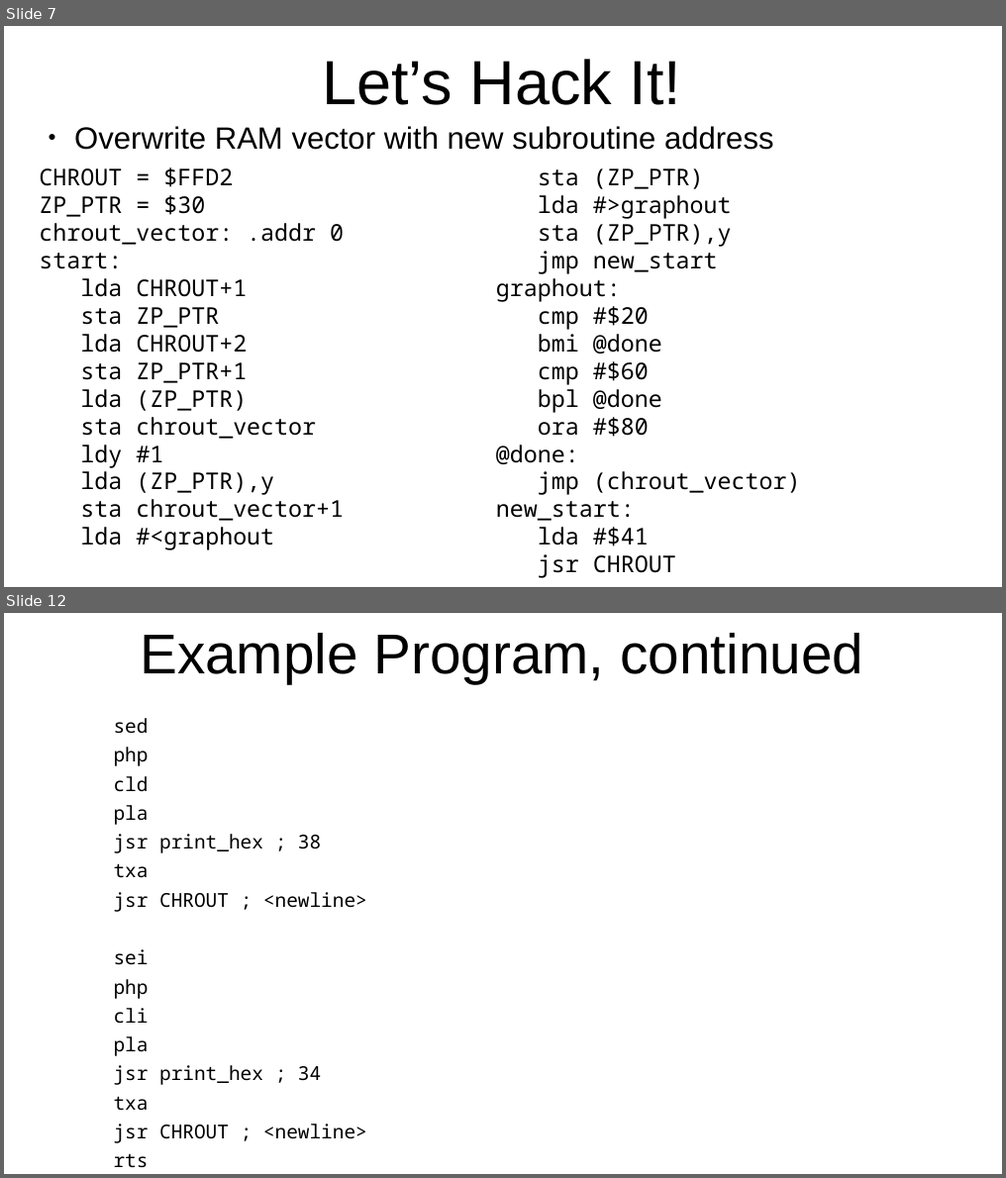
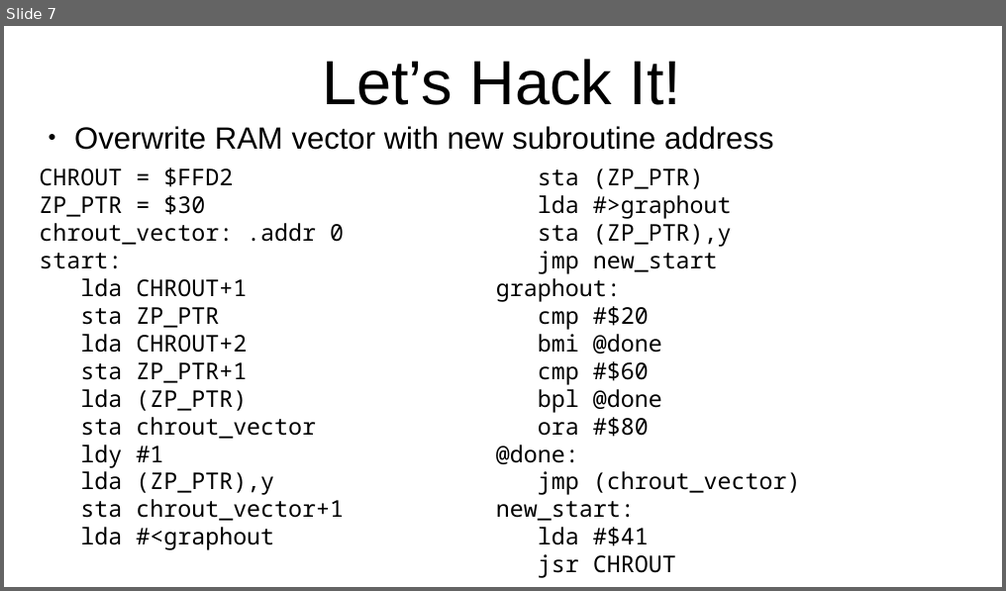
Before and after one commit to SlithyMatt/x16-assembly-tutorial, a slide deck: Lesson8/Lesson8.odp. Shown one above the other, each under a label of ours: slides 7 and 12 before the commit, slide 7 after it; the slides between them are not shown. The pictures are 1006x1178 and 1006x591 pixels, drawn with LibreOffice and Linux fonts; fonts in the diff are those of the drawing. Boxes give left, top, right and bottom in pixels: in the first picture for what was removed or moved away, otherwise in the second. Text is boxed around its words. In the diff, an @@ line names an element or a change of style, - is before the commit and + after.

```diff
--- a/Lesson8/Lesson8.odp
+++ b/Lesson8/Lesson8.odp
@@ slide 12 removed at (4, 613, 1002, 1174), background #FFFFFF @@
@@ title removed at (140, 633, 863, 684) @@
-Example Program, continued
@@ text removed at (114, 718, 367, 1144) @@
-sed
-php
-cld
-pla
-jsr print_hex ; 38
-txa
-jsr CHROUT ; <newline>
-sei
-php
-cli
-pla
-jsr print_hex ; 34
-txa
-jsr CHROUT ; <newline>
-rts
```
Also in this commit, not shown: 2 slides changed, 3 slides added, 3 other slides removed.
